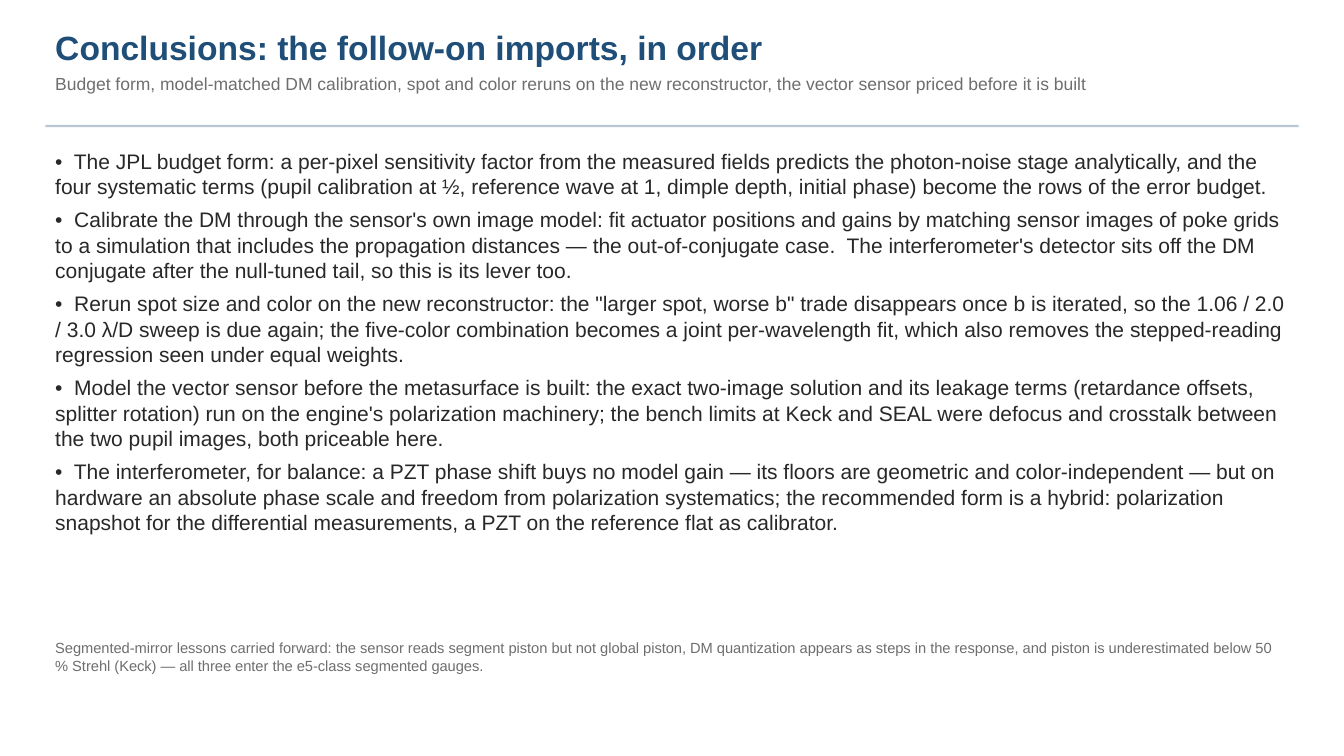
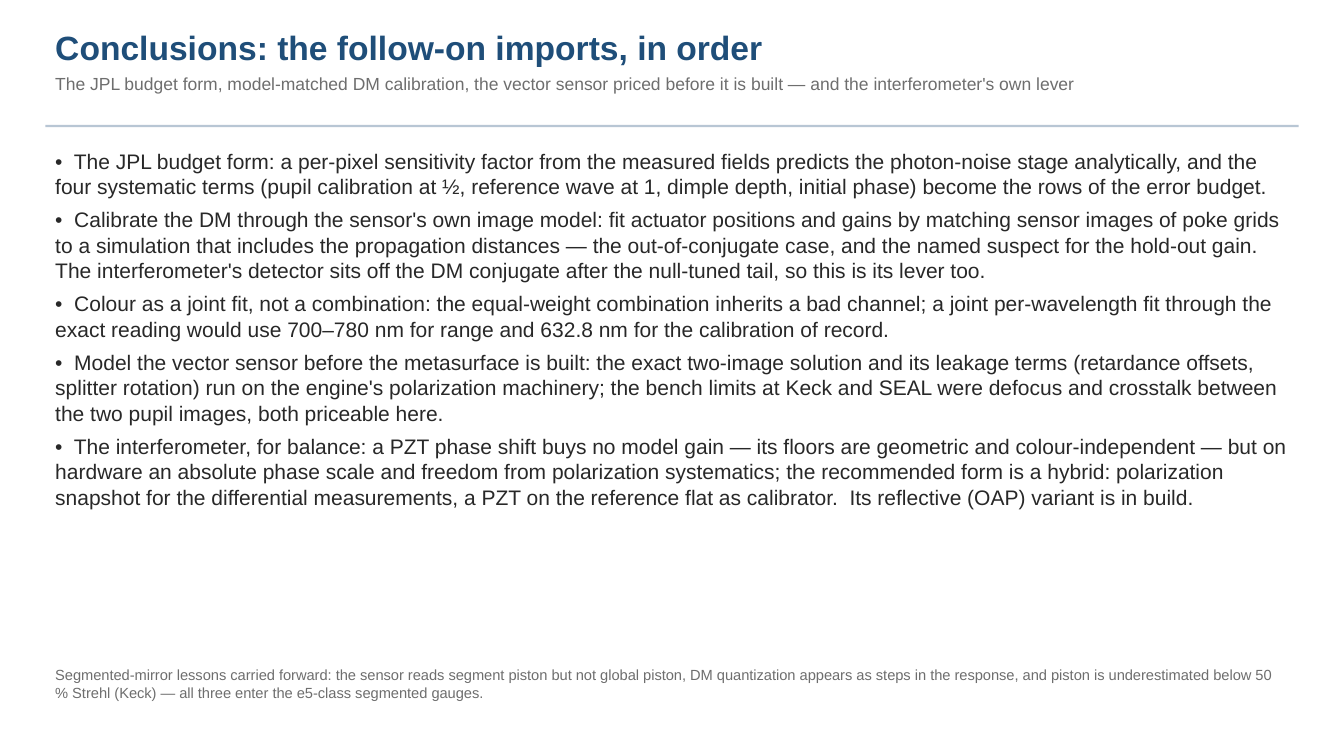
Before and after one commit to nasa-jpl/macos, a slide deck: slide 17 of demo_session/deck_zwfs.pptx (slide 13 before the commit). Drawn at 1344x756 pixels with LibreOffice and Linux fonts; fonts in the diff are those of the drawing. Boxes give left, top, right and bottom in pixels: in the first picture for what was removed or moved away, otherwise in the second. Text is boxed around its words. In the diff, an @@ line names an element or a change of style, - is before the commit and + after.

Commit message:
ZWFS deck fold 3 (S7 + S8) + the Fang deck's sensor rows on the corrected model (both DRAFT)
deck_zwfs (20 slides): the sensor-model correction (the S1-S6 sensor was
Fresnel-defocused by 4.9 m; symptoms and what the correction alone buys),
the five readings with the compliant head-to-head rows (I+ 0.91 / 26 pm /
SNR 355 from one frame on a 30 nm working surface), the sampling trade
closed at MODEL 2048 (hold-out gain is set by the ray count, not the
dimple's sampling), the multi-site working-surface range (I+ to 40 nm on
1 mm actuators, 50 on 2 mm), colour no longer a lever, photons 1e14 per
state, and the runner ("Run it yourself"); the legacy poke/colour slides
moved to Backup with their attribution; lit-scan conclusions updated.
deck_tg_fang (23 slides): head-to-head table, sensor-as-modeled bullets,
photon table and the colour slide re-stated on the corrected sensor
model; provenance updated.  Figures are the tools' own PNGs (zwfs_s7iter,
zwfs_run outputs), one panel autocropped.  Style gate run; no export mark.

```diff
--- a/demo_session/deck_zwfs.pptx
+++ b/demo_session/deck_zwfs.pptx
@@ text at (55, 77, 1074, 94): text changed @@
-Budget form, model-matched DM calibration, spot and color reruns on the new reconstructor, the vector sensor priced before it is built
+The JPL budget form, model-matched DM calibration, the vector sensor priced before it is built — and the interferometer's own lever
@@ text at (55, 211, 1279, 341): text changed @@
-• Calibrate the DM through the sensor's own image model: fit actuator positions and gains by matching sensor images of poke grids to a simulation that includes the propagation distances — the out-of-conjugate case. The interferometer's detector sits off the DM conjugate after the null-tuned tail, so this is its lever too.
-• Rerun spot size and color on the new reconstructor: the "larger spot, worse b" trade disappears once b is iterated, so the 1.06 / 2.0 / 3.0 λ/D sweep is due again; the five-color combination becomes a joint per-wavelength fit, which also removes the stepped-reading regression seen under equal weights.
+• Calibrate the DM through the sensor's own image model: fit actuator positions and gains by matching sensor images of poke grids to a simulation that includes the propagation distances — the out-of-conjugate case, and the named suspect for the hold-out gain. The interferometer's detector sits off the DM conjugate after the null-tuned tail, so this is its lever too.
+• Colour as a joint fit, not a combination: the equal-weight combination inherits a bad channel; a joint per-wavelength fit through the exact reading would use 700–780 nm for range and 632.8 nm for the calibration of record.
@@ text at (55, 438, 1286, 509): text changed @@
-• The interferometer, for balance: a PZT phase shift buys no model gain — its floors are geometric and color-independent — but on hardware an absolute phase scale and freedom from polarization systematics; the recommended form is a hybrid: polarization snapshot for the differential measurements, a PZT on the reference flat as calibrator.
+• The interferometer, for balance: a PZT phase shift buys no model gain — its floors are geometric and colour-independent — but on hardware an absolute phase scale and freedom from polarization systematics; the recommended form is a hybrid: polarization snapshot for the differential measurements, a PZT on the reference flat as calibrator. Its reflective (OAP) variant is in build.
@@ text "Segmented-mirror lessons carried forward: the ...": place and size @@
-text "Segmented-mirror lessons carried forward: the ..." at (55, 642, 1271, 674)
+text "Segmented-mirror lessons carried forward: the ..." at (55, 669, 1271, 701)
```
Also in this commit, not shown: 9 other slides changed, 8 slides added, 3 slides removed, 8 other files.
